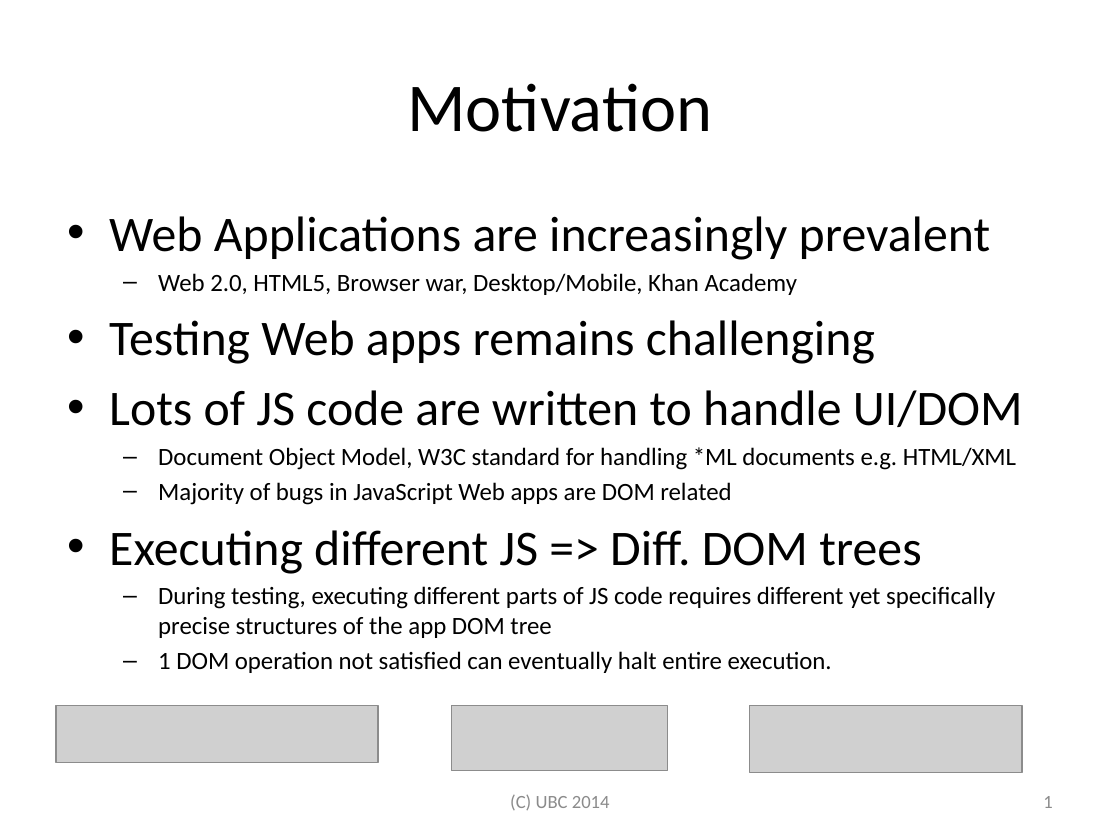
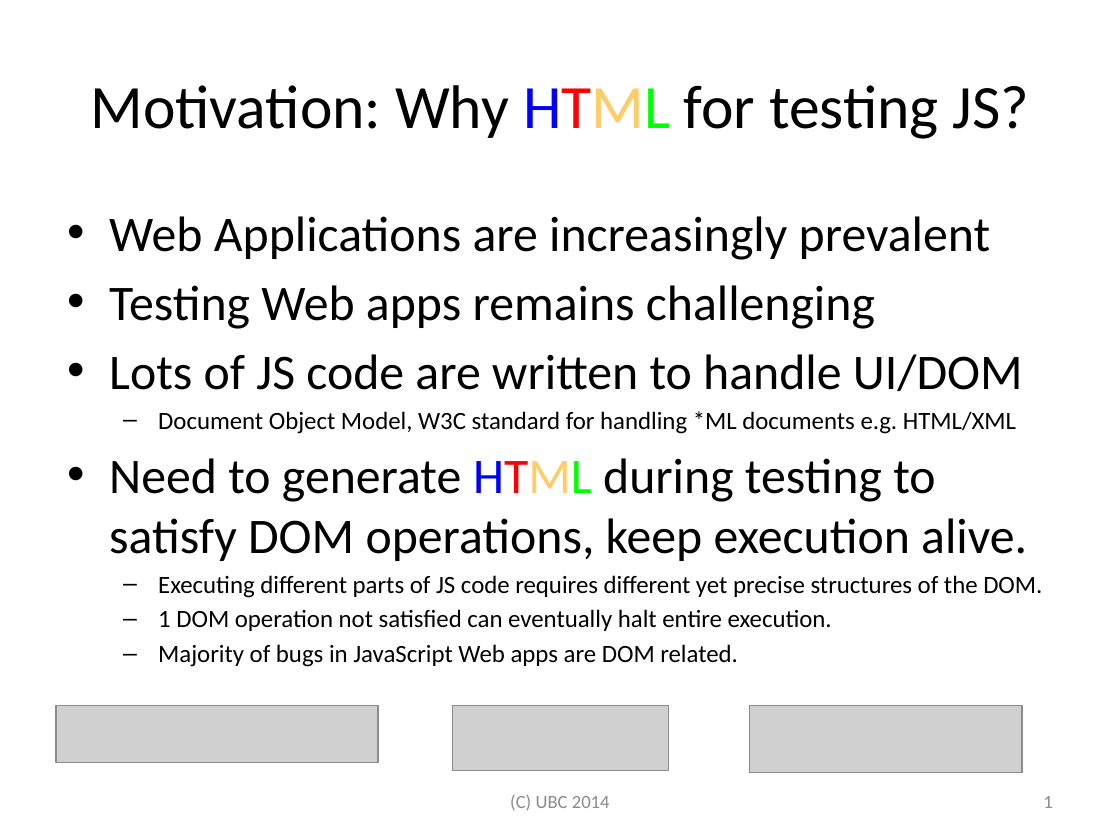
Before and after one commit to jamestklo/ConcolicJS, a slide deck: slide 2 of docs/csRPE-tkloReport.pptx. Drawn at 1120x840 pixels with LibreOffice and Linux fonts; fonts in the diff are those of the drawing; grey boxes stand for pictures. Boxes give left, top, right and bottom in pixels: in the first picture for what was removed or moved away, otherwise in the second. Text is boxed around its words. In the diff, an @@ line names an element or a change of style, - is before the commit and + after.

```diff
--- a/docs/csRPE-tkloReport.pptx
+++ b/docs/csRPE-tkloReport.pptx
@@ title at <box>90,85,1029,139</box>: text changed; size 44 to 39.6 pt @@
-Motivation
+Motivation: Why HTML for testing JS?
@@ text at <box>158,273,797,295</box>: paragraph removed @@
-  – Web 2.0, HTML5, Browser war, Desktop/Mobile, Khan Academy
@@ text at <box>109,458,1042,598</box>: text changed @@
-  – Majority of bugs in JavaScript Web apps are DOM related
-• Executing different JS => Diff. DOM trees
-  – During testing, executing different parts of JS code requires different yet specifically precise structures of the app DOM tree
+• Need to generate HTML during testing to satisfy DOM operations, keep execution alive.
+  – Executing different parts of JS code requires different yet precise structures of the DOM.
@@ text at <box>158,644,738,667</box>: paragraph added @@
+  – Majority of bugs in JavaScript Web apps are DOM related.
```
Also in this commit, not shown: 24 other slides changed, 5 slides added, 3 slides removed, 7 other files.
